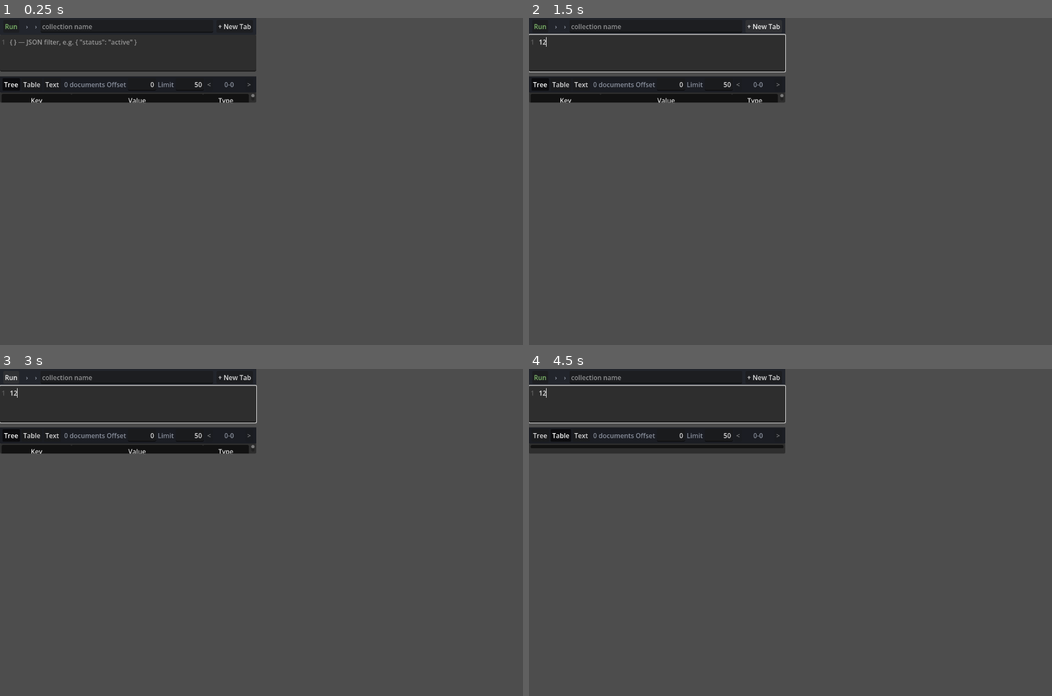
Above: before the commit, frames 1-4 (two rows, left to right).
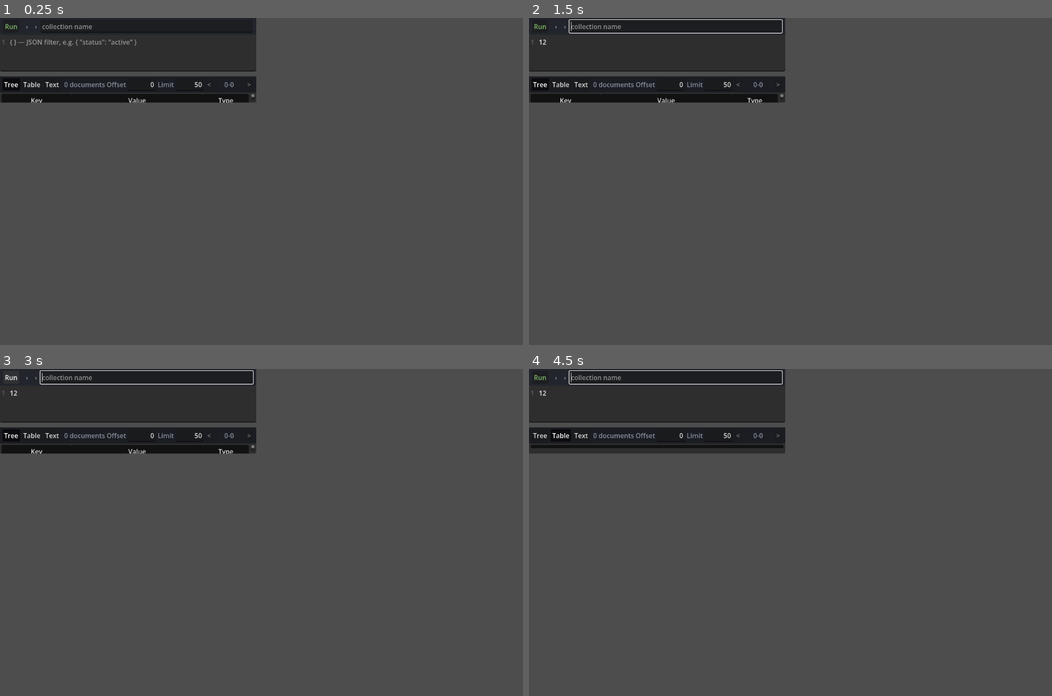
Above: after the commit, the same moments.

Repository: pierre-lehnen-rc/debris
Game: Godot game, scene res://source/ui/workspace/query_tab.tscn
The game is run twice, just before and just after one commit, with the same random seed, the same clock (stepped at 60 frames per second) and the same inputs. This scene is started directly instead of the project's main scene.
Inputs (mouse positions are in pixels of both pictures, inside the frame that each line leads up to):
- Up to frame 1 (0.25 s): no input
- Up to frame 2 (1.5 s): click (654, 53) at 0.52 s; type "12" at 0.6 s; click (764, 27) at 1.25 s, where only the run before the commit has a clickable "+ New Tab"
- Up to frame 3 (3 s): click (235, 378) at 2 s, where only the run before the commit has a clickable "+ New Tab"; click "Run" at 2.75 s
- Up to frame 4 (4.5 s): click "Tree" at 3.5 s; click "Table" at 4.25 s

The runs differ from the first frame. In frame 1, less than 0.1% of the frame differs, in the area x 40-48%, y 1-5%; in frame 2, 0.7%, in the area x 0-50%, y 0-17%; in frame 3, 0.6%; in frame 4, 0.6%.

Commit message:
Move new-tab button into the workspace tab strip
Relocate the "+ New Tab" button out of each query tab and into the
TabContainer strip (top-right), so it's always available regardless of the
active tab. The workspace remembers its bound connection/database to open
new tabs. Opening a blank tab via "+" always adds a fresh tab; replacing a
blank scratch tab now only happens when opening a real collection.

Co-Authored-By: Claude Opus 4.7 <noreply@anthropic.com>

Diff:
--- a/client/source/ui/workspace/query_tab.gd
+++ b/client/source/ui/workspace/query_tab.gd
@@ -13,8 +13,6 @@
 ## Emitted when the tab's title should change (collection retargeted), so the
 ## workspace can relabel the tab.
 signal title_changed(title: String)
-## Emitted when the user asks for a new empty tab on this same database.
-signal new_tab_requested(connection: Dictionary, database: String)
 
 var connection_config: Dictionary = {}
 ## Filter from the last "Run". Page navigation reuses it so paging through
@@ -31,7 +29,6 @@
 @onready var _run_btn: Button = %RunBtn
 @onready var _target_label: Label = %TargetLabel
 @onready var _collection_edit: LineEdit = %CollectionEdit
-@onready var _new_tab_btn: Button = %NewTabBtn
 @onready var _query_edit: CodeEdit = %QueryEdit
 @onready var _results: ResultsView = %Results
 
@@ -75,12 +72,6 @@
 	if not collection_name.is_empty():
 		_query_edit.text = "{}"
 		_run()
-
-
-## Asks the workspace for a fresh empty tab on this same database. Wired in
-## query_tab.tscn from the "+ New Tab" button.
-func _on_new_tab_pressed() -> void:
-	new_tab_requested.emit(connection_config, database_name)
 
 
 func _apply_style() -> void:
--- a/client/source/ui/workspace/query_tab.tscn
+++ b/client/source/ui/workspace/query_tab.tscn
@@ -33,13 +33,6 @@
 tooltip_text = "Collection to query — edit and press Run (or Enter) to load another"
 placeholder_text = "collection name"
 
-[node name="NewTabBtn" type="Button" parent="Toolbar/Row" unique_id=1525425625]
-unique_name_in_owner = true
-layout_mode = 2
-tooltip_text = "Open a new empty tab on this database"
-focus_mode = 0
-text = "+ New Tab"
-
 [node name="Split" type="VSplitContainer" parent="." unique_id=664523523]
 unique_name_in_owner = true
 layout_mode = 2
@@ -61,5 +54,4 @@
 
 [connection signal="pressed" from="Toolbar/Row/RunBtn" to="." method="_run"]
 [connection signal="text_submitted" from="Toolbar/Row/CollectionEdit" to="." method="_run"]
-[connection signal="pressed" from="Toolbar/Row/NewTabBtn" to="." method="_on_new_tab_pressed"]
 [connection signal="page_requested" from="Split/Results" to="." method="_fetch_page"]
--- a/client/source/ui/workspace/workspace.gd
+++ b/client/source/ui/workspace/workspace.gd
@@ -13,8 +13,13 @@
 @onready var _welcome: Control = %Welcome
 @onready var _welcome_title: Label = %WelcomeTitle
 @onready var _welcome_hint: Label = %WelcomeHint
+@onready var _new_tab_btn: Button = %NewTabBtn
 
 var _tab_counter := 0
+# Connection + database this workspace is bound to, so the "+" button (which
+# lives in the tab strip, outside any single query tab) can open new tabs.
+var _bound_connection: Dictionary = {}
+var _bound_database := ""
 
 
 func _ready() -> void:
@@ -35,12 +40,16 @@
 	# Connect before add_child so the tab's initial _run() status is captured.
 	tab.status_changed.connect(func(text: String) -> void: status_changed.emit(text))
 	tab.title_changed.connect(_on_tab_title_changed.bind(tab))
-	tab.new_tab_requested.connect(_on_new_tab_requested)
 	tab.name = "tab_%d" % _tab_counter
 	_tab_counter += 1
 
-	# If the active tab is a blank scratch tab, the new tab takes its place.
-	var replaced := _current_empty_tab()
+	# Remember the database so the strip's "+" button can open further tabs.
+	_bound_connection = connection
+	_bound_database = database
+
+	# Opening a real collection replaces the active blank scratch tab (if any);
+	# opening a blank tab (e.g. the "+" button) always adds a fresh one.
+	var replaced := _current_empty_tab() if not collection.is_empty() else null
 
 	_tabs.add_child(tab)
 	if replaced != null:
@@ -72,8 +81,12 @@
 		_tabs.set_tab_title(index, title)
 
 
-func _on_new_tab_requested(connection: Dictionary, database: String) -> void:
-	open_collection(connection, database, "")
+## Wired in workspace.tscn from the "+" button in the tab strip. Opens a fresh
+## empty tab on the database this workspace is bound to.
+func _on_new_tab_pressed() -> void:
+	if _bound_database.is_empty():
+		return
+	open_collection(_bound_connection, _bound_database, "")
 
 
 func _on_tab_close_pressed(tab_index: int) -> void:
--- a/client/source/ui/workspace/workspace.tscn
+++ b/client/source/ui/workspace/workspace.tscn
@@ -38,3 +38,19 @@
 layout_mode = 2
 text = "Double-click a collection in the sidebar to open a query tab."
 horizontal_alignment = 1
+
+[node name="NewTabBtn" type="Button" parent="." unique_id=1668374140]
+unique_name_in_owner = true
+layout_mode = 1
+anchors_preset = 1
+anchor_left = 1.0
+anchor_right = 1.0
+offset_left = -32.0
+offset_top = 2.0
+offset_right = -4.0
+offset_bottom = 30.0
+focus_mode = 0
+tooltip_text = "Open a new empty tab on this database"
+text = "+"
+
+[connection signal="pressed" from="NewTabBtn" to="." method="_on_new_tab_pressed"]
